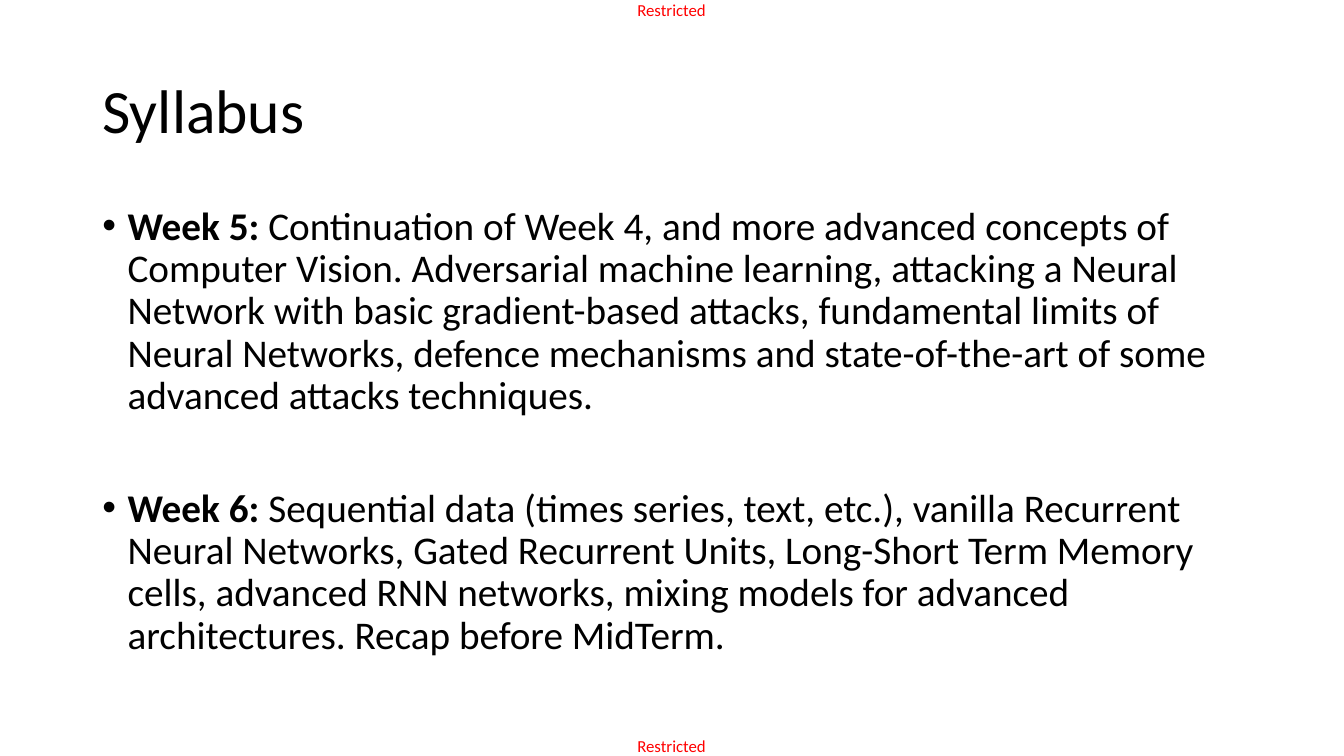
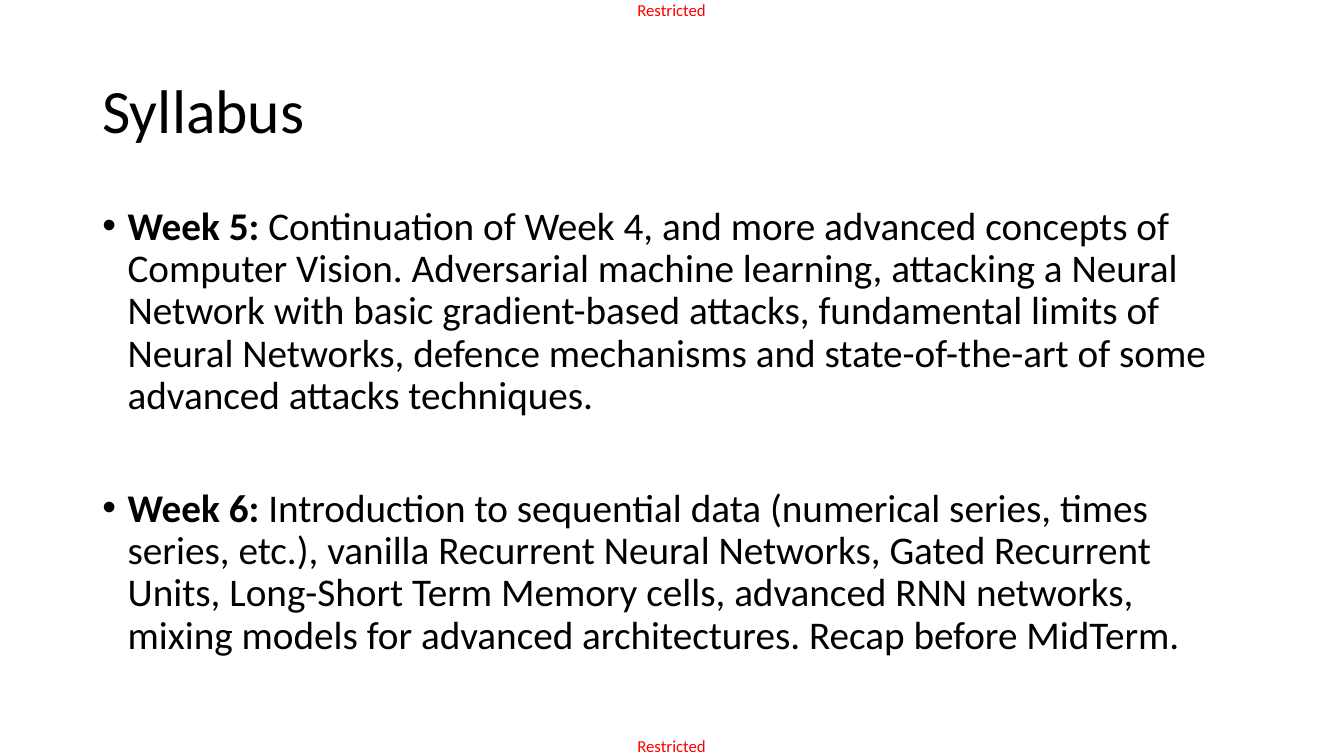
Before and after one commit to matthieudemari/SUTD_DL_50_039, a slide deck: slide 13 of W1/1. W1S1 final/W1S1.pptx. Drawn at 1344x756 pixels with LibreOffice and Linux fonts; fonts in the diff are those of the drawing. Boxes give left, top, right and bottom in pixels: in the first picture for what was removed or moved away, otherwise in the second. Text is boxed around its words. In the diff, an @@ line names an element or a change of style, - is before the commit and + after.

```diff
--- a/W1/1. W1S1 final/W1S1.pptx
+++ b/W1/1. W1S1 final/W1S1.pptx
@@ text at bbox=[128, 493, 1179, 656]: text changed @@
-• Week 6: Sequential data (times series, text, etc.), vanilla Recurrent Neural Networks, Gated Recurrent Units, Long-Short Term Memory cells, advanced RNN networks, mixing models for advanced architectures. Recap before MidTerm.
+• Week 6: Introduction to sequential data (numerical series, times series, etc.), vanilla Recurrent Neural Networks, Gated Recurrent Units, Long-Short Term Memory cells, advanced RNN networks, mixing models for advanced architectures. Recap before MidTerm.
```
Also in this commit, not shown: 22 other slides changed, 7 other files.
